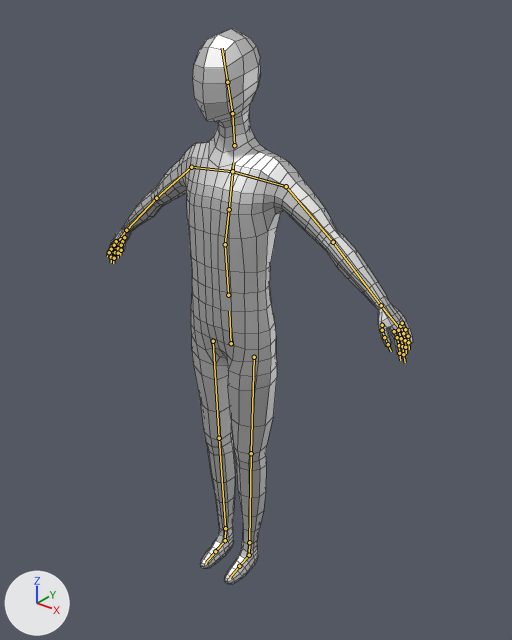
Before and after pictures for a commit that changed the FBX model Assets/3D Models/man_with_sneaking_animation.fbx.
Before and after are seen from a 50 mm lens placed at (7.37, -8.5, 10.96), pointed at (0.1, 0.59, 5.33). Lighting does not change. The marker at lower left points along +X, +Y and +Z. The bones that bend it are drawn over the model as lines. Mesh edges are drawn as thin lines.

The first picture shows 'Man'.
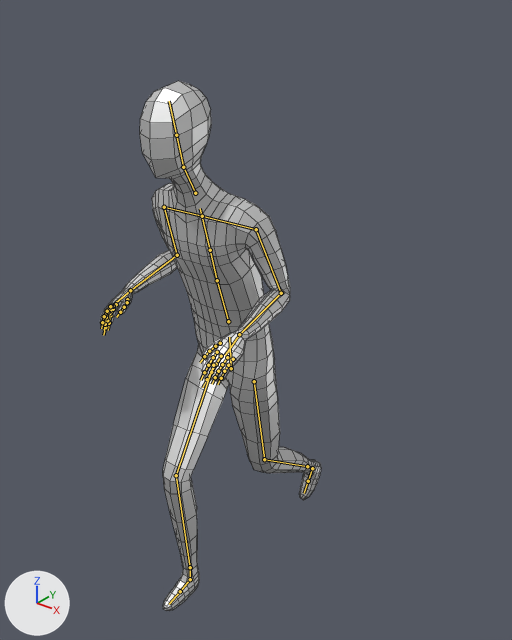
Commit message: Animacja idle dla gracza

The newer file adds an action. The first version stands in its rest pose; the second is drawn at frame 17 of the action 'ManArmature|ManArmature|SneakIdle'.

The change, as a list of edits to the scene's bpy script:
```text
Change bone_lowerbody:
    where bone_lowerbody = bpy.data.objects['ManArmature'].pose.bones['lowerBody']
    bone_lowerbody.location: (0.0, 0.0, 0.0) -> (0.0, -0.5, 0.02)
    bone_lowerbody.rotation_quaternion: (1.0, 0.0, 0.0, 0.0) -> (1.0, 0.008, 0.0, 0.0)  # degrees (0, 0, 0) -> degrees (1, 0, 0)
Change bone_middlebody:
    where bone_middlebody = bpy.data.objects['ManArmature'].pose.bones['middleBody']  # child of 'lowerBody'
    bone_middlebody.rotation_quaternion: (1.0, 0.0, 0.0, 0.0) -> (0.992, 0.123, -0.007, -0.017)  # degrees (0, 0, 0) -> degrees (14, -1, -2)
Change bone_chest:
    where bone_chest = bpy.data.objects['ManArmature'].pose.bones['Chest']  # child of 'middleBody'
    bone_chest.rotation_quaternion: (1.0, 0.0, 0.0, 0.0) -> (0.997, 0.072, 0.016, 0.034)  # degrees (0, 0, 0) -> degrees (8, 2, 4)
Change bone_l_shoulder:
    where bone_l_shoulder = bpy.data.objects['ManArmature'].pose.bones['L.shoulder']  # child of 'UpperChest'
    bone_l_shoulder.rotation_quaternion: (1.0, 0.0, 0.0, 0.0) -> (1.0, 0.0, 0.001, -0.019)  # degrees (0, 0, 0) -> degrees (0, 0, -2)
Change bone_l_upperarm:
    where bone_l_upperarm = bpy.data.objects['ManArmature'].pose.bones['L.upperArm']  # child of 'L.shoulder'
    bone_l_upperarm.rotation_quaternion: (1.0, 0.0, 0.0, 0.0) -> (0.938, -0.341, -0.035, -0.055)  # degrees (0, 0, 0) -> degrees (-40, -6, -5)
Change bone_l_lowerarm:
    where bone_l_lowerarm = bpy.data.objects['ManArmature'].pose.bones['L.lowerArm']  # child of 'L.upperArm'
    bone_l_lowerarm.rotation_quaternion: (1.0, 0.0, 0.0, 0.0) -> (0.678, -0.014, -0.1, -0.728)  # degrees (0, 0, 0) -> degrees (7, -9, -95)
Change bone_l_hand:
    where bone_l_hand = bpy.data.objects['ManArmature'].pose.bones['L.hand']  # child of 'L.lowerArm'
    bone_l_hand.rotation_quaternion: (1.0, 0.0, 0.0, 0.0) -> (0.804, -0.031, 0.59, 0.064)  # degrees (0, 0, 0) -> degrees (5, 72, 13)
Change bone_head:
    where bone_head = bpy.data.objects['ManArmature'].pose.bones['head']  # child of 'neck'
    bone_head.rotation_quaternion: (1.0, 0.0, 0.0, 0.0) -> (0.978, 0.209, 0.003, 0.007)  # degrees (0, 0, 0) -> degrees (24, 0, 1)
Change bone_r_shoulder:
    where bone_r_shoulder = bpy.data.objects['ManArmature'].pose.bones['R.shoulder']  # child of 'UpperChest'
    bone_r_shoulder.rotation_quaternion: (1.0, 0.0, 0.0, 0.0) -> (1.0, 0.022, 0.002, 0.003)  # degrees (0, 0, 0) -> degrees (3, 0, 0)
Change bone_r_upperarm:
    where bone_r_upperarm = bpy.data.objects['ManArmature'].pose.bones['R.upperArm']  # child of 'R.shoulder'
    bone_r_upperarm.rotation_quaternion: (1.0, 0.0, 0.0, 0.0) -> (0.939, 0.344, 0.0, -0.001)  # degrees (0, 0, 0) -> degrees (40, 0, 0)
Change bone_r_lowerarm:
    where bone_r_lowerarm = bpy.data.objects['ManArmature'].pose.bones['R.lowerArm']  # child of 'R.upperArm'
    bone_r_lowerarm.rotation_quaternion: (1.0, 0.0, 0.0, 0.0) -> (0.588, -0.3, -0.267, -0.702)  # degrees (0, 0, 0) -> degrees (2, -47, -101)
Change bone_l_upperleg:
    where bone_l_upperleg = bpy.data.objects['ManArmature'].pose.bones['L.upperLeg']  # child of 'lowerBody'
    bone_l_upperleg.rotation_quaternion: (1.0, 0.0, 0.0, 0.0) -> (0.99, 0.02, 0.092, -0.105)  # degrees (0, 0, 0) -> degrees (1, 11, -12)
Change bone_l_lowerleg:
    where bone_l_lowerleg = bpy.data.objects['ManArmature'].pose.bones['L.lowerLeg']  # child of 'L.upperLeg'
    bone_l_lowerleg.rotation_quaternion: (1.0, 0.0, 0.0, 0.0) -> (0.937, 0.059, -0.093, -0.331)  # degrees (0, 0, 0) -> degrees (10, -8, -40)
Change bone_r_upperleg:
    where bone_r_upperleg = bpy.data.objects['ManArmature'].pose.bones['R.upperLeg']  # child of 'lowerBody'
    bone_r_upperleg.rotation_quaternion: (1.0, 0.0, 0.0, 0.0) -> (0.926, -0.003, -0.122, 0.358)  # degrees (0, 0, 0) -> degrees (-5, -13, 43)
Change bone_r_lowerleg:
    where bone_r_lowerleg = bpy.data.objects['ManArmature'].pose.bones['R.lowerLeg']  # child of 'R.upperLeg'
    bone_r_lowerleg.rotation_quaternion: (1.0, 0.0, 0.0, 0.0) -> (0.922, -0.007, 0.107, -0.372)  # degrees (0, 0, 0) -> degrees (-5, 11, -44)
Change bone_r_lowerfoot:
    where bone_r_lowerfoot = bpy.data.objects['ManArmature'].pose.bones['R.lowerFoot']  # child of 'R.foot'
    bone_r_lowerfoot.rotation_quaternion: (1.0, 0.0, 0.0, 0.0) -> (0.999, 0.039, 0.0, 0.0)  # degrees (0, 0, 0) -> degrees (4, 0, 0)
```

Location of each change, (x1, y1, x2, y2) in pixels of the pictures (512 x 640 px):
'Man', posed (28% narrower): before (107, 29, 413, 584); after (100, 81, 321, 611)
bone 'lowerBody', root to tip: before (231, 343) to (229, 311); after (231, 368) to (229, 337)
bone 'middleBody', root to tip: before (228, 295) to (225, 244); after (228, 321) to (217, 280)
bone 'Chest', root to tip: before (225, 244) to (229, 209); after (217, 280) to (210, 250)
bone 'L.shoulder', root to tip: before (232, 171) to (286, 186); after (202, 216) to (256, 229)
bone 'L.upperArm', root to tip: before (286, 186) to (333, 242); after (256, 229) to (281, 293)
bone 'L.lowerArm', root to tip: before (333, 242) to (381, 305); after (281, 293) to (239, 334)
bone 'L.hand', root to tip: before (381, 305) to (398, 327); after (239, 334) to (225, 355)
bone 'head', root to tip: before (232, 113) to (227, 82); after (183, 167) to (176, 135)
bone 'R.shoulder', root to tip: before (232, 171) to (191, 167); after (202, 216) to (164, 207)
bone 'R.upperArm', root to tip: before (191, 167) to (156, 198); after (164, 207) to (177, 255)
bone 'R.lowerArm', root to tip: before (156, 198) to (126, 230); after (177, 255) to (130, 290)
bone 'L.upperLeg', root to tip: before (254, 357) to (251, 453); after (254, 381) to (264, 459)
bone 'L.lowerLeg', root to tip: before (251, 453) to (249, 542); after (264, 459) to (307, 466)
bone 'R.upperLeg', root to tip: before (213, 341) to (219, 438); after (213, 365) to (176, 475)
bone 'R.lowerLeg', root to tip: before (219, 438) to (225, 528); after (176, 475) to (190, 567)
bone 'R.lowerFoot', root to tip: before (225, 540) to (215, 551); after (190, 579) to (180, 591)
